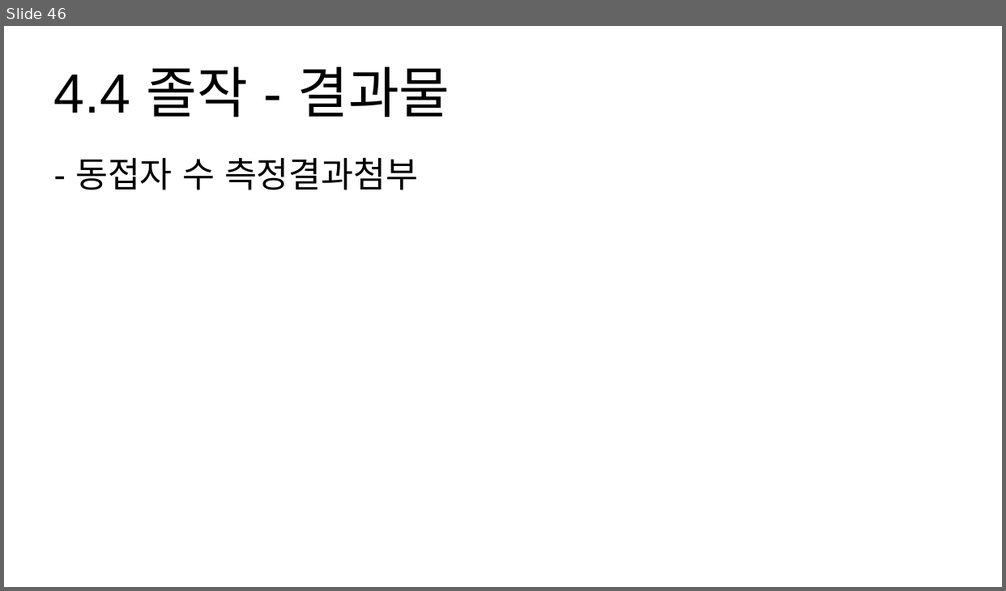
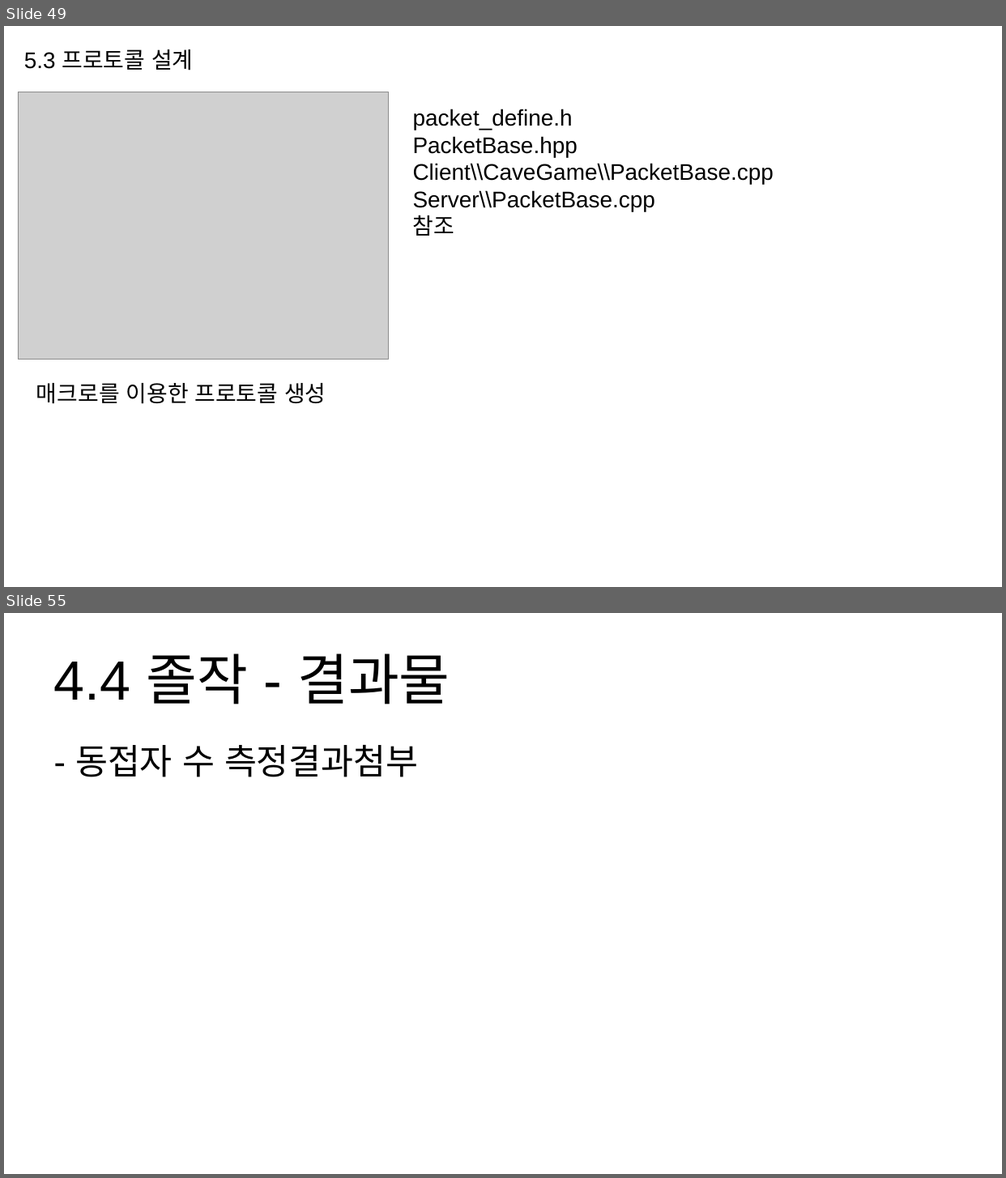
Before and after one commit to hypernagox/FYP_Evergreen, a slide deck: 포트폴리오/서버_최재혁/포트폴리오.pptx. Shown one above the other, each under a label of ours: slide 46 before the commit, slides 49 and 55 after it; the slides between them are not shown. The pictures are 1006x591 and 1006x1178 pixels, drawn with LibreOffice and Linux fonts; fonts in the diff are those of the drawing; grey boxes stand for pictures. Boxes give left, top, right and bottom in pixels: in the first picture for what was removed or moved away, otherwise in the second. Text is boxed around its words. In the diff, an @@ line names an element or a change of style, - is before the commit and + after.

```diff
--- a/포트폴리오/서버_최재혁/포트폴리오.pptx
+++ b/포트폴리오/서버_최재혁/포트폴리오.pptx
@@ slide 49 added at bbox=[4, 26, 1002, 587], background #FFFFFF @@
@@ text added at bbox=[24, 49, 193, 71], 18 pt, text #000000 @@
+5.3 프로토콜 설계
@@ picture added at bbox=[18, 92, 388, 359] @@
@@ text added at bbox=[413, 109, 774, 236], 18 pt, text #000000 @@
+packet_define.h
+PacketBase.hpp
+Client\\CaveGame\\PacketBase.cpp
+Server\\PacketBase.cpp
+참조
@@ text added at bbox=[36, 383, 326, 404], 18 pt, text #000000 @@
+매크로를 이용한 프로토콜 생성
@@ what was slide 46 is now slide 55 @@
```
Also in this commit, not shown: 2 slides changed, 8 other slides added.
